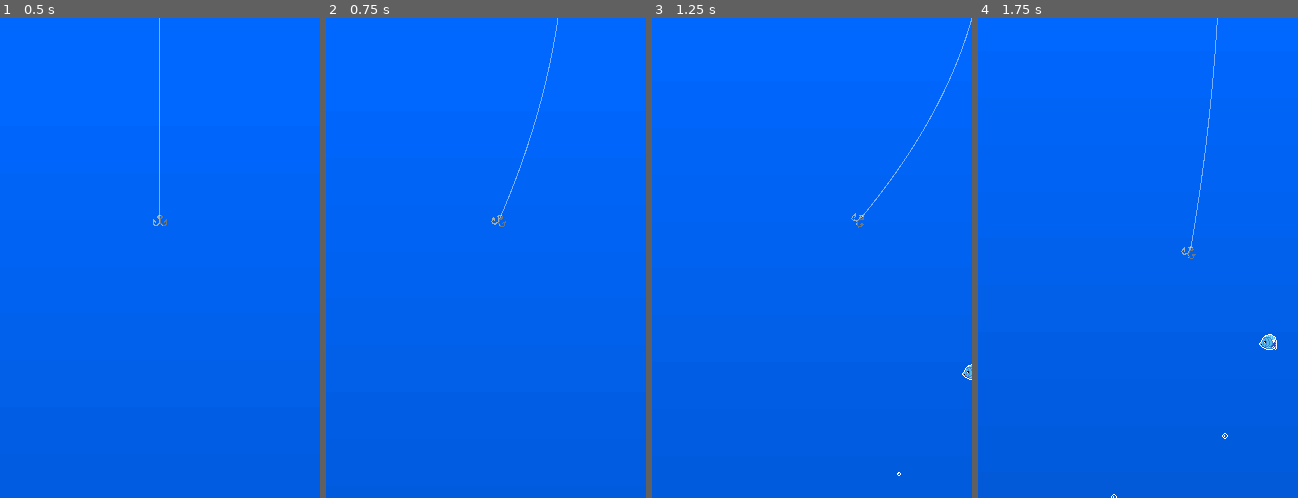
Above: before the commit, frames 1-4 (left to right).
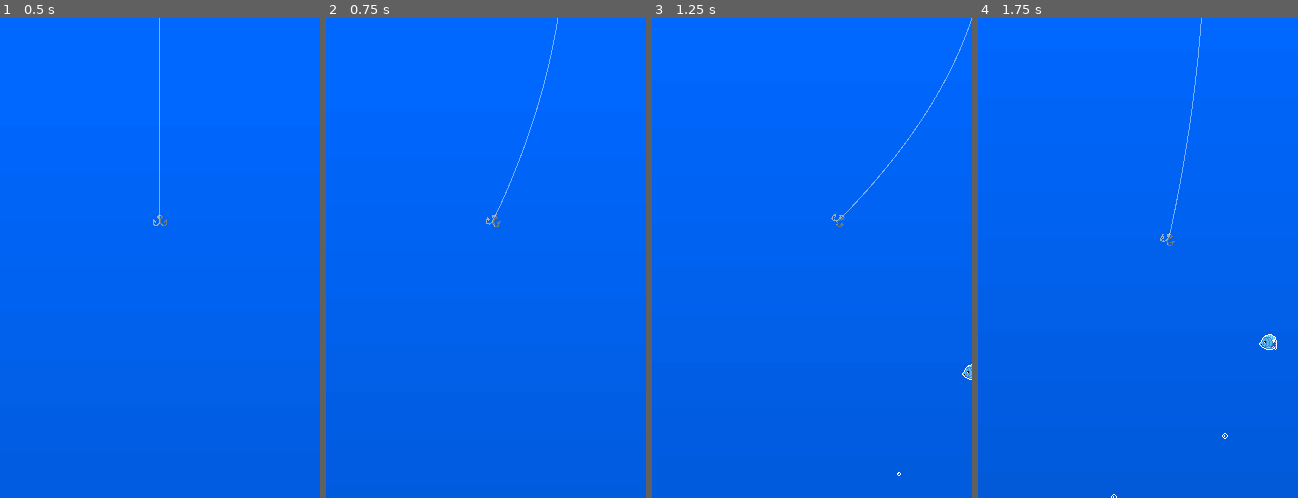
Above: after the commit, the same moments.

Repository: Maxic/fish-game
Game: Godot game, scene res://main.tscn
Two runs of this game, one before a commit and one after it. Both use one fixed random seed, a clock stepped at 60 frames per second and the inputs below. This scene is started directly instead of the project's main scene.
Inputs:
- Up to frame 1 (0.5 s): no input
- Up to frame 2 (0.75 s): tap Enter at 0.5 s; hold D (right) from 0.53 s (still down)
- Up to frame 3 (1.25 s): keep holding D (right)
- Up to frame 4 (1.75 s): release D (right) at 1.28 s; hold S (down) from 1.28 s (still down)

Frame 1 is identical in both runs. In frame 2, 0.3% of the frame differs, in the area x 50-73%, y 1-44%; in frame 3, 0.4%; in frame 4, 0.4%, in the area x 56-75%, y 0-51%.

Commit message:
attempt to fix bugs, wip

Diff:
--- a/main.tscn
+++ b/main.tscn
@@ -24,7 +24,10 @@
 [node name="BubbleSpawner" parent="." instance=ExtResource("3_wt08c")]
 
 [node name="hook" parent="." instance=ExtResource("1_s2nei")]
+unique_name_in_owner = true
 position = Vector2(160, 200)
+collision_layer = 3
+collision_mask = 3
 
 [node name="JellyfishSpawner" parent="." instance=ExtResource("9_gnpvq")]
 
@@ -44,7 +47,6 @@
 [node name="Overlay" parent="CanvasLayer" instance=ExtResource("8_owv5g")]
 
 [node name="left" type="StaticBody2D" parent="."]
-disable_mode = 2
 
 [node name="CollisionShape2D" type="CollisionShape2D" parent="left"]
 position = Vector2(-12, 236)
--- a/scenes/background.tscn
+++ b/scenes/background.tscn
@@ -74,6 +74,7 @@
 position = Vector2(3337, -160)
 rotation = -1.5708
 collision_layer = 3
+gravity_scale = 0.1
 linear_damp = 2.0
 angular_damp = 2.0
 
--- a/scripts/chest.gd
+++ b/scripts/chest.gd
@@ -1,9 +1,6 @@
 extends RigidBody2D
 
-
-# Called when the node enters the scene tree for the first time.
-func _ready():
-	pass # Replace with function body.
+var reparented: bool = false
 
 
 # Called every frame. 'delta' is the elapsed time since the previous frame.
@@ -11,3 +8,13 @@
 	if GameState.chest_grabbed:
 		$hook.disabled = true
 		$box.disabled = false
+		#if not reparented:
+			#parent_to_hook()
+
+
+func parent_to_hook():
+	reparented = true
+	var new_parent = get_parent().get_parent().get_node("%hook")
+	get_parent().remove_child(self)
+	self.position = Vector2(0,0)
+	new_parent.add_child(self)
--- a/scripts/hook.gd
+++ b/scripts/hook.gd
@@ -1,6 +1,6 @@
 extends CharacterBody2D
 
-@export var speed: float = 70.0
+@export var speed: float = 50.0
 var direction: Vector2 = Vector2(1,1)
 
 const hook_fallback_lerp_weight = .02
@@ -30,8 +30,8 @@
 		if look_at_point.y < self.global_position.y:
 			look_at_point.y = self.global_position.y +2
 		rotation = lerp_angle(rotation, rotation + get_angle_to(look_at_point)-PI/2, hook_fallback_lerp_weight)
-
-	translate(direction * delta)
+	velocity = direction * delta * speed
+	move_and_slide()
 
 func hit():
 	GameState.game_over = true
